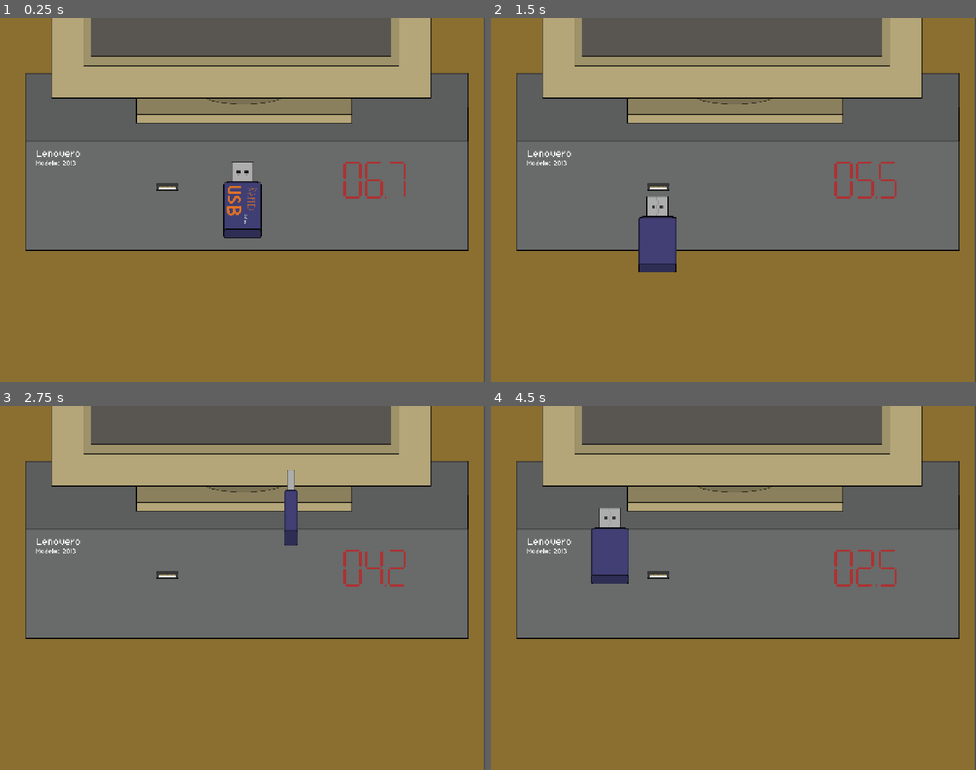
Above: before the commit, frames 1-4 (two rows, left to right).
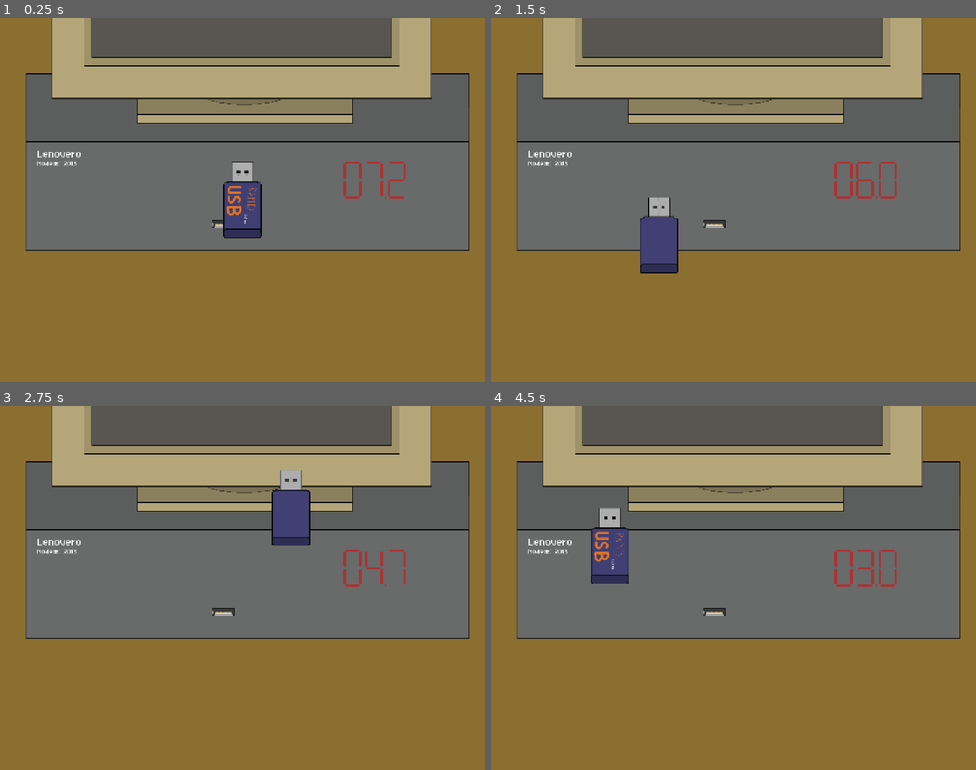
Above: after the commit, the same moments.

Repository: tom-frantz/gmtk-2026
Game: Godot game, scene res://scenes/minigames/evil_usb/minigame_usb.tscn
The game is run twice, just before and just after one commit, with the same random seed, the same clock (stepped at 60 frames per second) and the same inputs. This scene is started directly instead of the project's main scene. The engine's default icon, where the game draws it, is replaced by a stand-in: a white triangle on a blue panel in a dark square. Sound files missing from this copy of the repository are replaced by a short silence.
Inputs (mouse positions are in pixels of both pictures, inside the frame that each line leads up to):
- Up to frame 1 (0.25 s): no input
- Up to frame 2 (1.5 s): move the mouse to (840, 181) at 0.52 s; click (840, 181) at 0.6 s; drag from (636, 218) to (709, 272) at 1.27 s
- Up to frame 3 (2.75 s): move the mouse to (291, 507) at 2.02 s; click (291, 507) at 2.1 s
- Up to frame 4 (4.5 s): drag from (709, 660) to (655, 562) at 2.77 s; move the mouse to (879, 642) at 3.52 s; click (879, 642) at 3.6 s; drag from (588, 533) to (655, 573) at 4.27 s

The runs differ from the first frame. In frame 1, 3.1% of the frame differs, in the area x 5-100%, y 0-100%; in frame 2, 3.4%; in frame 3, 4.0%; in frame 4, 3.2%.

Commit message:
random usb orient

Diff:
--- a/scenes/minigames/evil_usb/minigame_usb.tscn
+++ b/scenes/minigames/evil_usb/minigame_usb.tscn
@@ -7,13 +7,16 @@
 [ext_resource type="Texture2D" uid="uid://charj018e68l3" path="res://assets/usb03.png" id="5_bxuw3"]
 [ext_resource type="Texture2D" uid="uid://c1rw3qc8wfcl2" path="res://assets/usb02.png" id="6_qh7jt"]
 [ext_resource type="AudioStream" uid="uid://c1v77h4rgrwmw" path="res://assets/sound/fx/win_minigame.wav" id="7_kuiiv"]
+[ext_resource type="Script" uid="uid://cwlt6lpaia7xk" path="res://scenes/minigames/evil_usb/usb_slot.gd" id="8_bxuw3"]
 [ext_resource type="Texture2D" uid="uid://c2g22a16e78qu" path="res://assets/usb_background.png" id="8_kg4k4"]
-[ext_resource type="Script" uid="uid://btjfcc6ohl2xt" path="res://scenes/minigames/evil_usb/slot.gd" id="9_4r5xp"]
+[ext_resource type="Texture2D" uid="uid://bbyipnugqnccy" path="res://assets/usb_port_h_base01.png" id="9_bxuw3"]
 [ext_resource type="Texture2D" uid="uid://6dasfij4djvm" path="res://assets/usb_port_h_base02.png" id="10_7lwxb"]
+[ext_resource type="Texture2D" uid="uid://dt3sbaqjahlq2" path="res://assets/usb_port_v_base02.png" id="10_qh7jt"]
 [ext_resource type="Texture2D" uid="uid://du1brpv3863ob" path="res://assets/usb_port_v_base01.png" id="11_h6xv6"]
 [ext_resource type="Texture2D" uid="uid://up165tpy12so" path="res://assets/usb_hider.png" id="12_yg08o"]
 [ext_resource type="Texture2D" uid="uid://dqgow3lsxd6t8" path="res://assets/usb_port_h_top01.png" id="14_k407p"]
-[ext_resource type="Texture2D" uid="uid://cxpp300xkf4m6" path="res://assets/usb_port_v_top02.png" id="15_q3uec"]
+[ext_resource type="Texture2D" uid="uid://cuc1sa1uq80ca" path="res://assets/usb_port_h_top02.png" id="14_kuiiv"]
+[ext_resource type="Texture2D" uid="uid://bo1w0x2rmct4b" path="res://assets/usb_port_v_top01.png" id="15_kg4k4"]
 [ext_resource type="PackedScene" uid="uid://d3qorbs0l4srn" path="res://scenes/common/timer/timer.tscn" id="16_1obh5"]
 [ext_resource type="Script" uid="uid://dgut0ds5bd0q5" path="res://scripts/minigame_timer.gd" id="17_bioy6"]
 [ext_resource type="AudioStream" uid="uid://k18nqwv3wfdh" path="res://assets/sound/music/late for the bus.wav" id="17_etcy7"]
@@ -46,18 +49,19 @@
 animations = [{
 "frames": [{
 "duration": 1.0,
+"texture": ExtResource("9_bxuw3")
+}, {
+"duration": 1.0,
+"texture": ExtResource("10_qh7jt")
+}, {
+"duration": 1.0,
 "texture": ExtResource("10_7lwxb")
-}],
-"loop": 1,
-"name": &"horz",
-"speed": 5.0
-}, {
-"frames": [{
+}, {
 "duration": 1.0,
 "texture": ExtResource("11_h6xv6")
 }],
 "loop": 1,
-"name": &"vert",
+"name": &"slot",
 "speed": 5.0
 }]
 
@@ -68,18 +72,19 @@
 animations = [{
 "frames": [{
 "duration": 1.0,
+"texture": ExtResource("14_kuiiv")
+}, {
+"duration": 1.0,
+"texture": ExtResource("15_kg4k4")
+}, {
+"duration": 1.0,
 "texture": ExtResource("14_k407p")
+}, {
+"duration": 1.0,
+"texture": ExtResource("15_kg4k4")
 }],
 "loop": 1,
-"name": &"top01",
-"speed": 5.0
-}, {
-"frames": [{
-"duration": 1.0,
-"texture": ExtResource("15_q3uec")
-}],
-"loop": 1,
-"name": &"top02",
+"name": &"A",
 "speed": 5.0
 }]
 
@@ -96,7 +101,8 @@
 script = ExtResource("1_iafxi")
 
 [node name="usb" type="RigidBody2D" parent="." unique_id=939992453]
-position = Vector2(170, 383)
+unique_name_in_owner = true
+position = Vector2(170, 800)
 linear_damp = 2.0
 angular_damp_mode = 1
 angular_damp = 100.0
@@ -121,78 +127,83 @@
 unique_name_in_owner = true
 stream = ExtResource("7_kuiiv")
 
-[node name="computah" type="Sprite2D" parent="." unique_id=1340533437]
-z_index = -10
-position = Vector2(638, 479)
-texture = ExtResource("8_kg4k4")
-
-[node name="slot_body" type="StaticBody2D" parent="." unique_id=1585106303]
+[node name="usb_slot" type="Node2D" parent="." unique_id=851984207]
+script = ExtResource("8_bxuw3")
+
+[node name="slot_body" type="StaticBody2D" parent="usb_slot" unique_id=1585106303]
 position = Vector2(70, 84)
 
-[node name="slot" type="Area2D" parent="slot_body" unique_id=706888658]
+[node name="slot" type="Area2D" parent="usb_slot/slot_body" unique_id=706888658]
 position = Vector2(371.62, 361.5)
 collision_layer = 2
 collision_mask = 3
-script = ExtResource("9_4r5xp")
-
-[node name="slot_sprite" type="AnimatedSprite2D" parent="slot_body/slot" unique_id=544163790]
+
+[node name="slot_sprite" type="AnimatedSprite2D" parent="usb_slot/slot_body/slot" unique_id=544163790]
 unique_name_in_owner = true
 sprite_frames = SubResource("SpriteFrames_gb0x2")
-animation = &"horz"
-
-[node name="won_collision_area" type="CollisionShape2D" parent="slot_body/slot" unique_id=1899309396]
+animation = &"slot"
+
+[node name="won_collision_area" type="CollisionShape2D" parent="usb_slot/slot_body/slot" unique_id=1899309396]
 position = Vector2(-0.6199951, -59)
 shape = SubResource("RectangleShape2D_gb0x2")
 one_way_collision_direction = Vector2(0, -1)
 
-[node name="computah_mask" type="Sprite2D" parent="slot_body/slot" unique_id=375737093]
+[node name="computah_mask" type="Sprite2D" parent="usb_slot/slot_body/slot" unique_id=375737093]
 unique_name_in_owner = true
 z_index = -1
 z_as_relative = false
-position = Vector2(-1.6199894, -42.99999)
-scale = Vector2(1.2399997, 0.70999986)
+position = Vector2(1.8800049, -57.499992)
+scale = Vector2(1.7900003, 0.9599999)
 texture = ExtResource("12_yg08o")
 
-[node name="slot_mask" type="AnimatedSprite2D" parent="slot_body/slot/computah_mask" unique_id=1752111834]
-position = Vector2(0.815, 54.46)
+[node name="slot_mask" type="AnimatedSprite2D" parent="usb_slot/slot_body/slot/computah_mask" unique_id=1752111834]
+unique_name_in_owner = true
+z_index = 1
+position = Vector2(-0.86094666, 59.46295)
+scale = Vector2(0.55865914, 1.0416667)
 sprite_frames = SubResource("SpriteFrames_ob04f")
-animation = &"top01"
-
-[node name="slot_block_collision" type="CollisionShape2D" parent="slot_body" unique_id=664689050]
+animation = &"A"
+
+[node name="slot_block_collision" type="CollisionShape2D" parent="usb_slot/slot_body" unique_id=664689050]
 position = Vector2(371, 356.5)
 shape = SubResource("RectangleShape2D_ob04f")
 one_way_collision = true
 one_way_collision_direction = Vector2(0, -1)
 debug_color = Color(0.8826473, 0.03916457, 0.44000304, 0.41960785)
 
-[node name="slot_entered_collision" type="Area2D" parent="slot_body" unique_id=587794472]
-
-[node name="entered_shape" type="CollisionShape2D" parent="slot_body/slot_entered_collision" unique_id=120360652]
+[node name="slot_entered_collision" type="Area2D" parent="usb_slot/slot_body" unique_id=587794472]
+
+[node name="entered_shape" type="CollisionShape2D" parent="usb_slot/slot_body/slot_entered_collision" unique_id=120360652]
 position = Vector2(371, 330.75)
 shape = SubResource("RectangleShape2D_m6ccs")
 debug_color = Color(0.34766665, 0.7383306, 0.05044779, 0.41960785)
 
-[node name="slot_entered_collision2" type="Area2D" parent="slot_body" unique_id=1990204666]
-
-[node name="entered_shape2" type="CollisionShape2D" parent="slot_body/slot_entered_collision2" unique_id=819967197]
+[node name="slot_entered_collision2" type="Area2D" parent="usb_slot/slot_body" unique_id=1990204666]
+
+[node name="entered_shape2" type="CollisionShape2D" parent="usb_slot/slot_body/slot_entered_collision2" unique_id=819967197]
 position = Vector2(371, 359.75)
 shape = SubResource("RectangleShape2D_q7c0c")
 debug_color = Color(0.6598893, 0.6550755, 0.114062555, 0.41960785)
 
-[node name="slot_channel" type="StaticBody2D" parent="." unique_id=1087578406]
+[node name="slot_channel" type="StaticBody2D" parent="usb_slot" unique_id=1087578406]
 position = Vector2(70, 84)
 collision_layer = 4
 collision_mask = 7
 
-[node name="slot_channel_shape" type="CollisionPolygon2D" parent="slot_channel" unique_id=202917394]
-polygon = PackedVector2Array(287, 377, 339, 372, 338, 289, 404, 289, 407, 372, 571, 371, 584, 21, 182, 17, 188, 374)
+[node name="slot_channel_shape" type="CollisionPolygon2D" parent="usb_slot/slot_channel" unique_id=202917394]
+polygon = PackedVector2Array(287, 377, 337, 374, 338, 289, 404, 289, 406, 374, 571, 371, 584, 21, 182, 17, 188, 374)
+
+[node name="computah" type="Sprite2D" parent="." unique_id=1340533437]
+z_index = -10
+position = Vector2(640, 480)
+texture = ExtResource("8_kg4k4")
 
 [node name="LevelTimer" parent="." unique_id=1923668992 instance=ExtResource("16_1obh5")]
 process_mode = 3
 position = Vector2(1000, 427)
 
 [node name="Timer" parent="LevelTimer" index="0" unique_id=1572085082]
-wait_time = 7.0
+wait_time = 7.5
 autostart = true
 script = ExtResource("17_bioy6")
 
@@ -237,9 +248,9 @@
 unique_name_in_owner = true
 stream = ExtResource("17_etcy7")
 
-[connection signal="area_entered" from="slot_body/slot" to="usb" method="_on_slot_area_entered" flags=18]
-[connection signal="body_entered" from="slot_body/slot" to="usb" method="_on_slot_body_entered"]
-[connection signal="body_exited" from="slot_body/slot_entered_collision" to="usb" method="_on_slot_entered_collision_body_exited"]
-[connection signal="body_entered" from="slot_body/slot_entered_collision2" to="usb" method="_on_slot_entered_collision_body_entered"]
+[connection signal="area_entered" from="usb_slot/slot_body/slot" to="usb" method="_on_slot_area_entered" flags=18]
+[connection signal="body_entered" from="usb_slot/slot_body/slot" to="usb" method="_on_slot_body_entered"]
+[connection signal="body_exited" from="usb_slot/slot_body/slot_entered_collision" to="usb" method="_on_slot_entered_collision_body_exited"]
+[connection signal="body_entered" from="usb_slot/slot_body/slot_entered_collision2" to="usb" method="_on_slot_entered_collision_body_entered"]
 
 [editable path="LevelTimer"]
--- a/scenes/minigames/evil_usb/slot.gd
+++ /dev/null
@@ -1,11 +0,0 @@
-extends Area2D
-
-
-# Called when the node enters the scene tree for the first time.
-func _ready() -> void:
-    pass # Replace with function body.
-
-
-# Called every frame. 'delta' is the elapsed time since the previous frame.
-func _process(delta: float) -> void:
-    pass
--- a/scenes/minigames/evil_usb/usb.gd
+++ b/scenes/minigames/evil_usb/usb.gd
@@ -35,7 +35,9 @@
 @onready
 var tween: Tween
 
-const win_orient: UsbOrient = UsbOrient.C
+var win_orient: UsbOrient
+
+var initial_block: bool = true
 
 # Called when the node enters the scene tree for the first time.
 func _ready() -> void:
@@ -73,7 +75,7 @@
     var blocked: int = 0b00000000_00000000_00000000_00000001
     var entering: int = 0b00000000_00000000_00000000_00000100
     self.collision_mask = blocked
-    if orient == win_orient:
+    if orient == win_orient && !initial_block:
         self.collision_mask = free
         if status == UsbStatus.ENTERING:
             self.collision_mask |= entering
@@ -109,6 +111,8 @@
     status = UsbStatus.FREE
 
 func usb_flip() -> void:
+    if orient == win_orient && initial_block:
+        initial_block = false
     if status == UsbStatus.FREE:
         match orient:
             UsbOrient.A:
--- /dev/null
+++ b/scenes/minigames/evil_usb/usb_slot.gd
@@ -0,0 +1,30 @@
+extends Node2D
+
+enum SlotOrient{
+        A,
+        B,
+        C,
+        D,
+}
+
+var slot_orient: SlotOrient
+
+# Called when the node enters the scene tree for the first time.
+func _ready() -> void:
+    var x_offset = randi_range(-100, 170)
+    var y_offset = randi_range(0, 100)
+    self.global_position += Vector2(x_offset, y_offset)
+    slot_orient = randi_range(0,3)
+    %slot_sprite.frame = slot_orient
+    %slot_mask.frame = slot_orient
+    %usb.win_orient = slot_orient
+
+    # hack: move mask up a few pixels if slot is vertical
+    var top_of_slot_pos = %slot_mask.position
+    if slot_orient == SlotOrient.B || slot_orient == SlotOrient.D:
+        %computah_mask.position.y -= 12
+        %slot_mask.global_position = top_of_slot_pos
+
+# Called every frame. 'delta' is the elapsed time since the previous frame.
+func _process(delta: float) -> void:
+    pass
--- a/scenes/minigames/launch/minigame_launch.tscn
+++ b/scenes/minigames/launch/minigame_launch.tscn
@@ -45,7 +45,7 @@
 position = Vector2(987.385, 100)
 
 [node name="Timer" parent="LevelTimer" index="0" unique_id=1572085082]
-wait_time = 7.0
+wait_time = 9.5
 autostart = true
 script = ExtResource("3_4yjdq")
 
Not shown, removed: scenes/minigames/evil_usb/slot.gd.uid
Not shown, added: scenes/minigames/evil_usb/usb_slot.gd.uid
